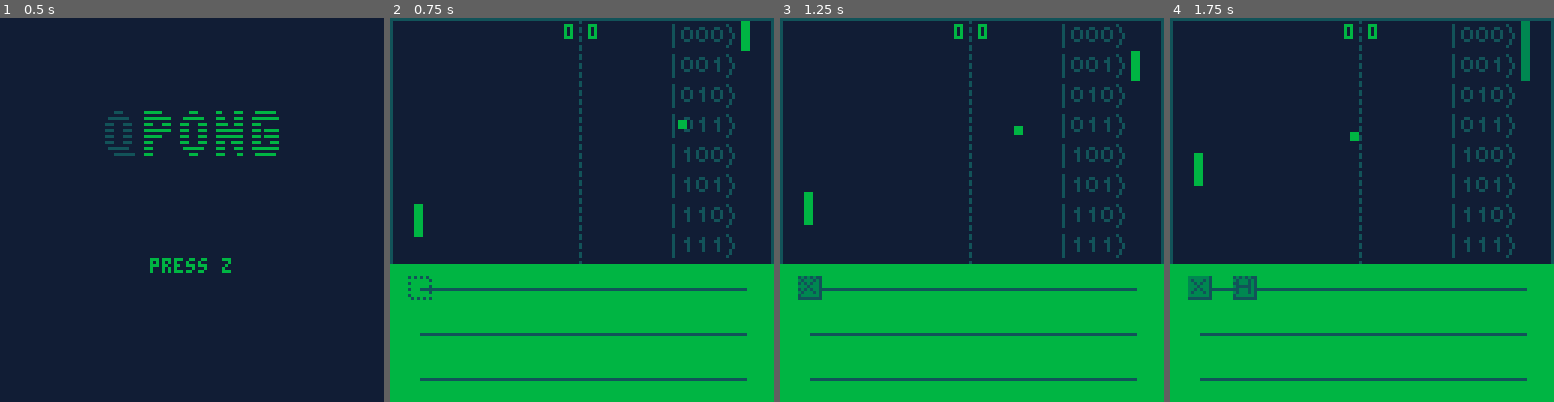
Above: before the commit, frames 1-4 (left to right).
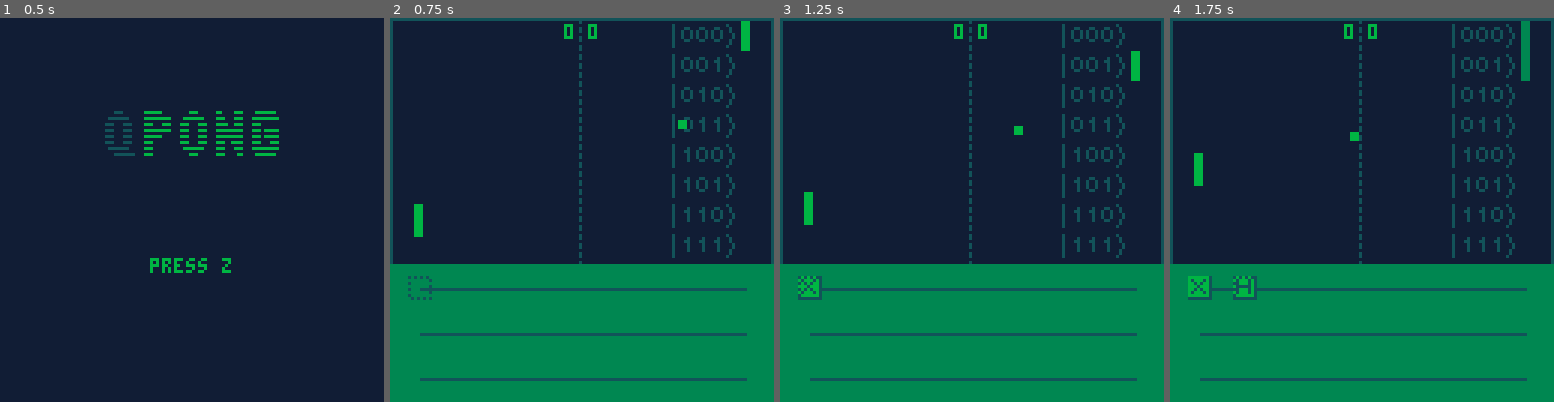
Above: after the commit, the same moments.

Repository: QPong/QPong-PICO-8
Game: PICO-8 cartridge qpong.p8
Two runs of this game, one before a commit and one after it. Both use one fixed random seed, a clock stepped at 60 frames per second and the inputs below.
Inputs:
- Up to frame 1 (0.5 s): tap X (X key) at 0.33 s
- Up to frame 2 (0.75 s): tap O (Z key) at 0.7 s
- Up to frame 3 (1.25 s): tap X (X key) at 1.07 s
- Up to frame 4 (1.75 s): hold Right from 1.6 s (still down); tap O (Z key) at 1.7 s

Frame 1 is identical in both runs. In frame 2, 34% of the frame differs, in the area x 0-100%, y 64-100%; in frame 3, 34%; in frame 4, 34%.

Commit message:
modify color

Diff:
--- a/qpong.p8
+++ b/qpong.p8
@@ -417,7 +417,7 @@
         right=127,
         top=82,
         bottom=127,
-        color=7
+        color=6
     }
     qubit_line={
         x=10,
@@ -842,13 +842,13 @@
 end
 
 __gfx__
-66666661666666616666666166666661000000000000000010000000010000000000000000000000000000000000000000000000000000000000000000000000
-61666161616661616111116161666161011000000010000010000000001000000000000000000000000000000000000000000000000000000000000000000000
-66161661661616616666166161666161100100000110000010000000001000000000000000000000000000000000000000000000000000000000000000000000
-66616661666166616661666161111161100100000010000010000000000100000000000000000000000000000000000000000000000000000000000000000000
-66161661666166616616666161666161100100000010000010000000000100000000000000000000000000000000000000000000000000000000000000000000
-61666161666166616111116161666161011000000010000010000000001000000000000000000000000000000000000000000000000000000000000000000000
-66666661666666616666666166666661000000000000000010000000001000000000000000000000000000000000000000000000000000000000000000000000
+77777771777777717777777177777771000000000000000010000000010000000000000000000000000000000000000000000000000000000000000000000000
+71777171717771717111117171777171011000000010000010000000001000000000000000000000000000000000000000000000000000000000000000000000
+77171771771717717777177171777171100100000110000010000000001000000000000000000000000000000000000000000000000000000000000000000000
+77717771777177717771777171111171100100000010000010000000000100000000000000000000000000000000000000000000000000000000000000000000
+77171771777177717717777171777171100100000010000010000000000100000000000000000000000000000000000000000000000000000000000000000000
+71777171777177717111117171777171011000000010000010000000001000000000000000000000000000000000000000000000000000000000000000000000
+77777771777777717777777177777771000000000000000010000000001000000000000000000000000000000000000000000000000000000000000000000000
 11111111111111111111111111111111000000000000000010000000010000000000000000000000000000000000000000000000000000000000000000000000
 c0c0c0c0000000000000000000000000000000000000000000000000000000000000000000000000000000000000000000000000000000000000000000000000
 0000000c000000000000000000000000000000000000000000000000000000000000000000000000000000000000000000000000000000000000000000000000
